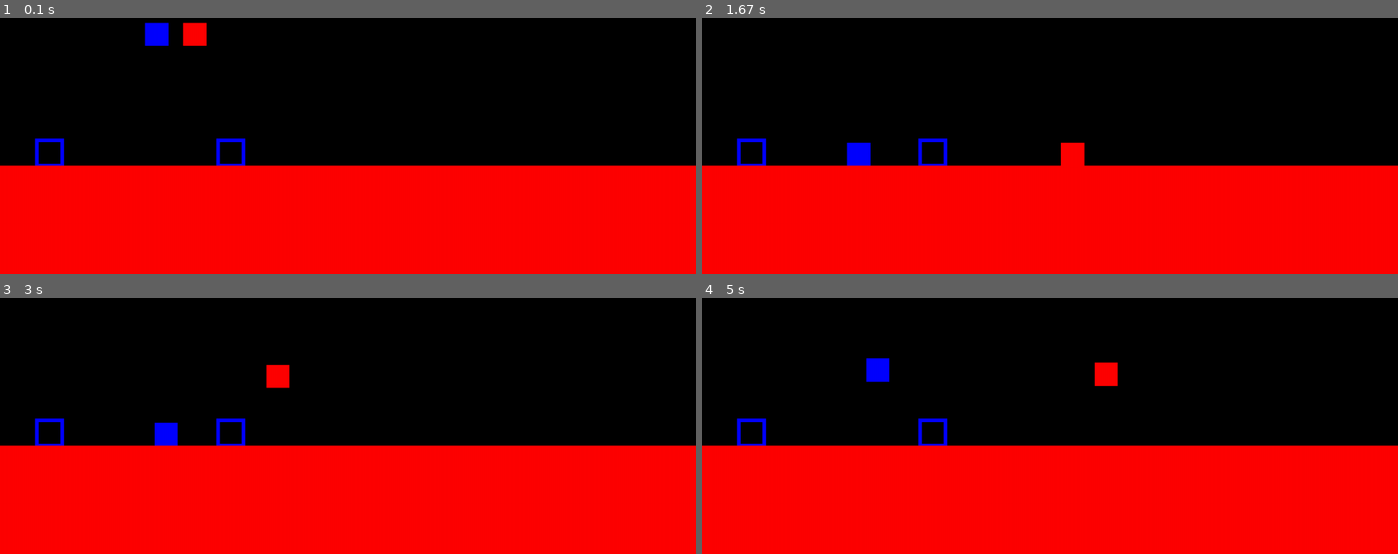
Above: before the commit, frames 1-4 (two rows, left to right).
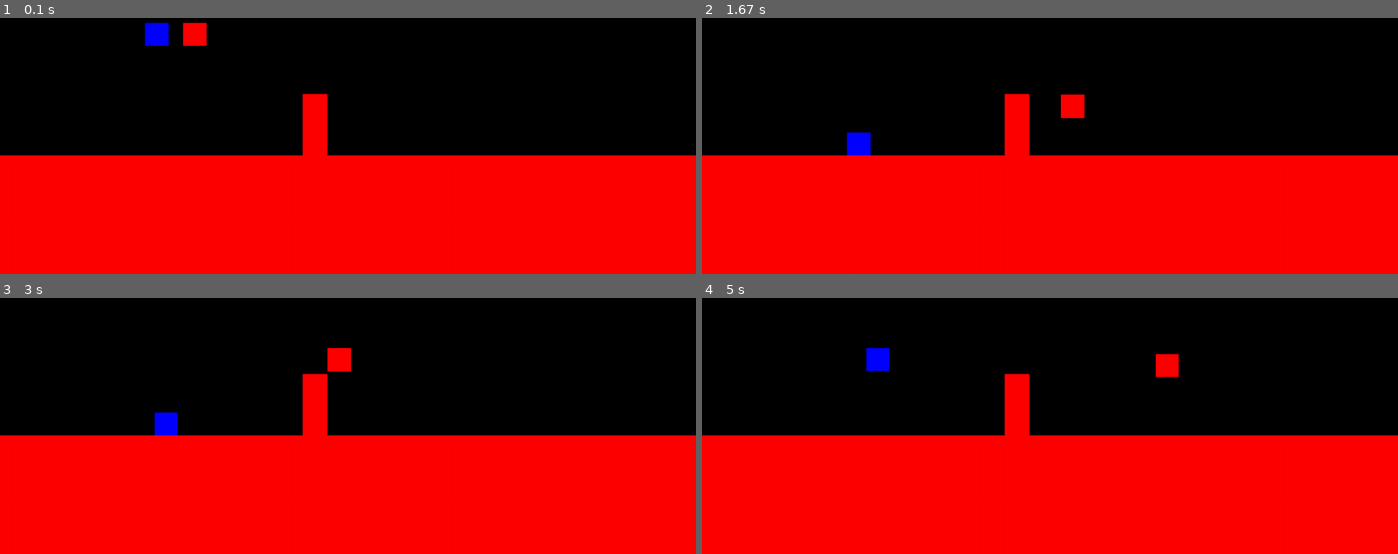
Above: after the commit, the same moments.

Repository: EvannBerthou/PygamePlatformer
Game: pygame game, started from main.py
Two runs of this game, one before a commit and one after it. Both use one fixed random seed, a clock stepped at 60 frames per second and the inputs below.
Inputs:
- Up to frame 1 (0.1 s): no input
- Up to frame 2 (1.67 s): hold Right 0.33-0.8 s; hold Up 0.83-1.13 s; hold Right 1.17-1.63 s
- Up to frame 3 (3 s): hold Left 1.67-2.2 s; tap D at 1.82 s; hold Up from 2.67 s (still down)
- Up to frame 4 (5 s): release Up at 3.03 s; hold Right 3.07-3.7 s; tap Space at 3.13, 3.43, 3.8, 4.1, 4.3, 4.6, 4.8 s; hold Left 3.73-4.2 s; tap D at 3.88 s; hold Right 4.23-4.7 s; hold Up from 4.73 s (still down)

The runs differ from the first frame. In frame 1, 5.4% of the frame differs, in the area x 0-100%, y 29-58%; in frame 2, 5.9%; in frame 3, 6.1%; in frame 4, 6.3%, in the area x 0-100%, y 19-58%.

Commit message:
(#117) Game loads map file on startup

Diff:
--- /dev/null
+++ b/SaveManager.py
@@ -0,0 +1,53 @@
+import os
+from Wall import Wall
+from Door import Door
+from SpawnPoint import SpawnPoint
+
+def obj_from_str(string):
+    objs = {
+        "Wall": Wall,
+        "Door": Door,
+        "Spawn": SpawnPoint
+    }
+    return objs[string]
+
+def create_obj(obj, args):
+    if obj == Wall:
+        pos = []
+        color = []
+        for v in args[:4]:
+            pos.append(int(v))
+        for v in args[4:]:
+            color.append(int(v))
+
+        return Wall(*pos, color)
+
+    if obj == Door:
+        pos = []
+        for v in args[:4]:
+            pos.append(int(v))
+
+        return Door(*pos, 0, int(args[4]))
+
+def load_map(file_name = 'map'):
+    print('Loading map')
+    if not os.path.exists(file_name):
+        print(f'No file named : {file_name}')
+        return
+
+    rects = []
+    in_map = False
+    with open('map', 'r') as f:
+        for l in f:
+            if l == "endmap\n":
+                in_map = False
+
+            if in_map:
+                parts = l.strip().split(',')
+                obj = obj_from_str(parts[0])
+                rects.append(create_obj(obj, parts[1:]))
+
+            if l == "map:\n":
+                in_map = True
+    print('Map loaded')
+    return rects
--- a/main.py
+++ b/main.py
@@ -1,9 +1,12 @@
+import os
 import pygame
 from pygame.locals import *
 
 from player import Player
 from Wall import Wall
 from Door import Door
+
+from SaveManager import load_map
 
 DESING_W, DESING_H = 1920,1080
 
@@ -28,6 +31,8 @@
                 self.sol]
 
         self.clock = pygame.time.Clock()
+
+        self.load_map()
 
     def run(self):
         while self.running:
@@ -56,5 +61,9 @@
             self.win.blit(blit, blit.get_rect())
             pygame.display.update()
 
+    def load_map(self, file_path = 'map'):
+        self.colliders.clear()
+        self.colliders = load_map(file_path)
+
 game = Game()
 game.run()
Not shown, changed: map
